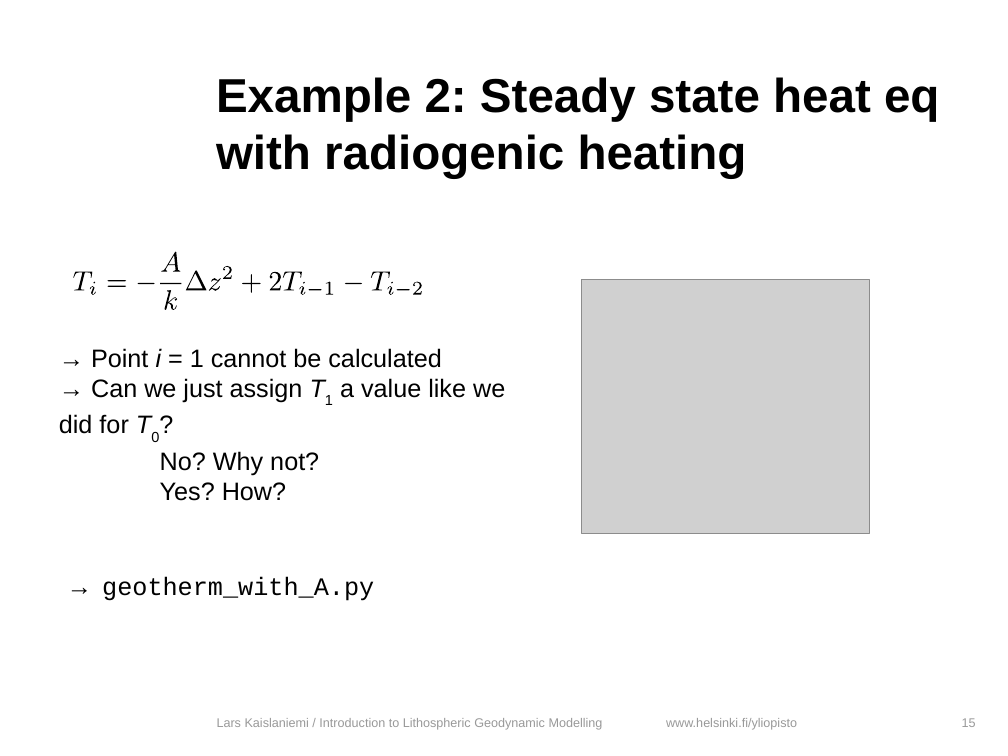
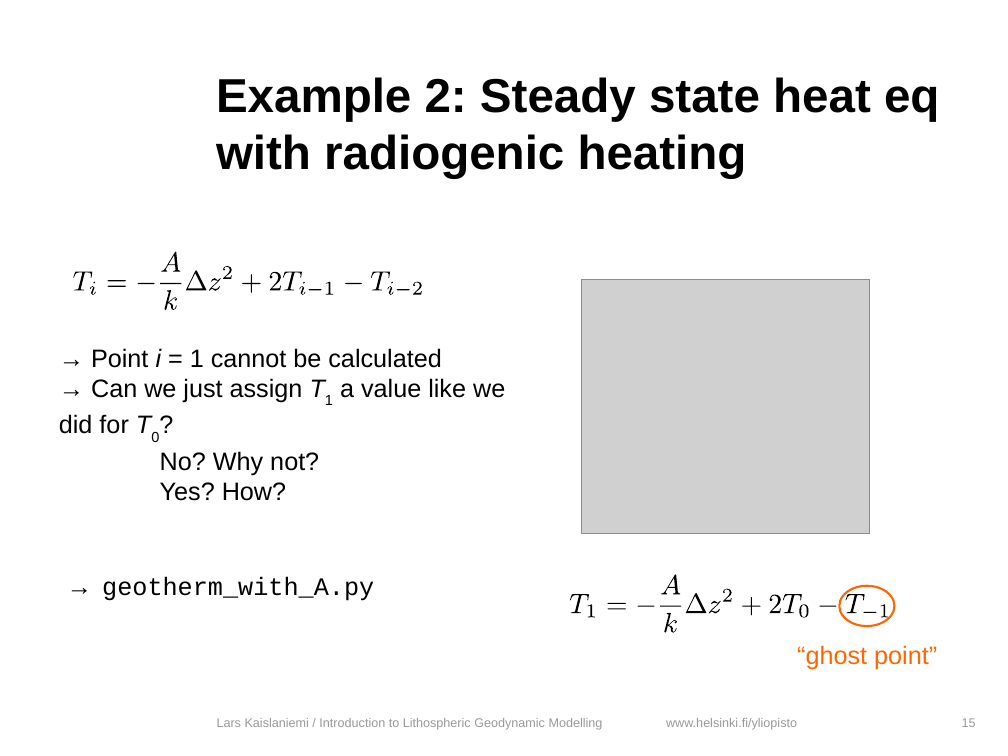
Before and after one commit to HUGG/NGWM2016-modelling-course, a slide deck: slide 15 of Lessons/05-Finite-differences/finite_differences.odp. Drawn at 1008x756 pixels with LibreOffice and Linux fonts; fonts in the diff are those of the drawing; grey boxes stand for pictures; background and template pictures are left out. Boxes give left, top, right and bottom in pixels: in the first picture for what was removed or moved away, otherwise in the second. Text is boxed around its words. In the diff, an @@ line names an element or a change of style, - is before the commit and + after.

```diff
--- a/Lessons/05-Finite-differences/finite_differences.odp
+++ b/Lessons/05-Finite-differences/finite_differences.odp
@@ group added at [570, 575, 937, 670]: 19 freeform shapes, 1 ellipse, 1 text @@
+“ghost point”
```
Also in this commit, not shown: 12 other slides changed, 4 slides added, 9 other files.
